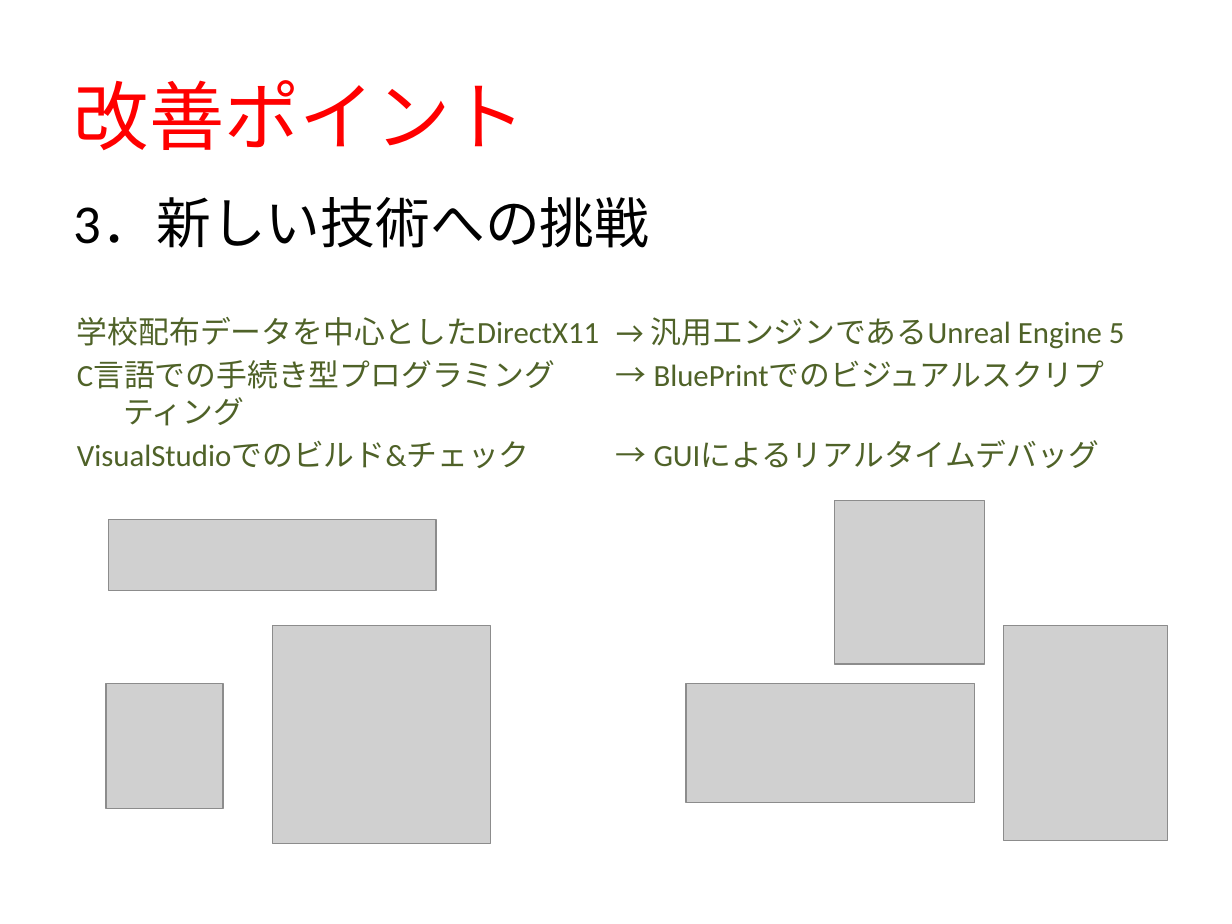
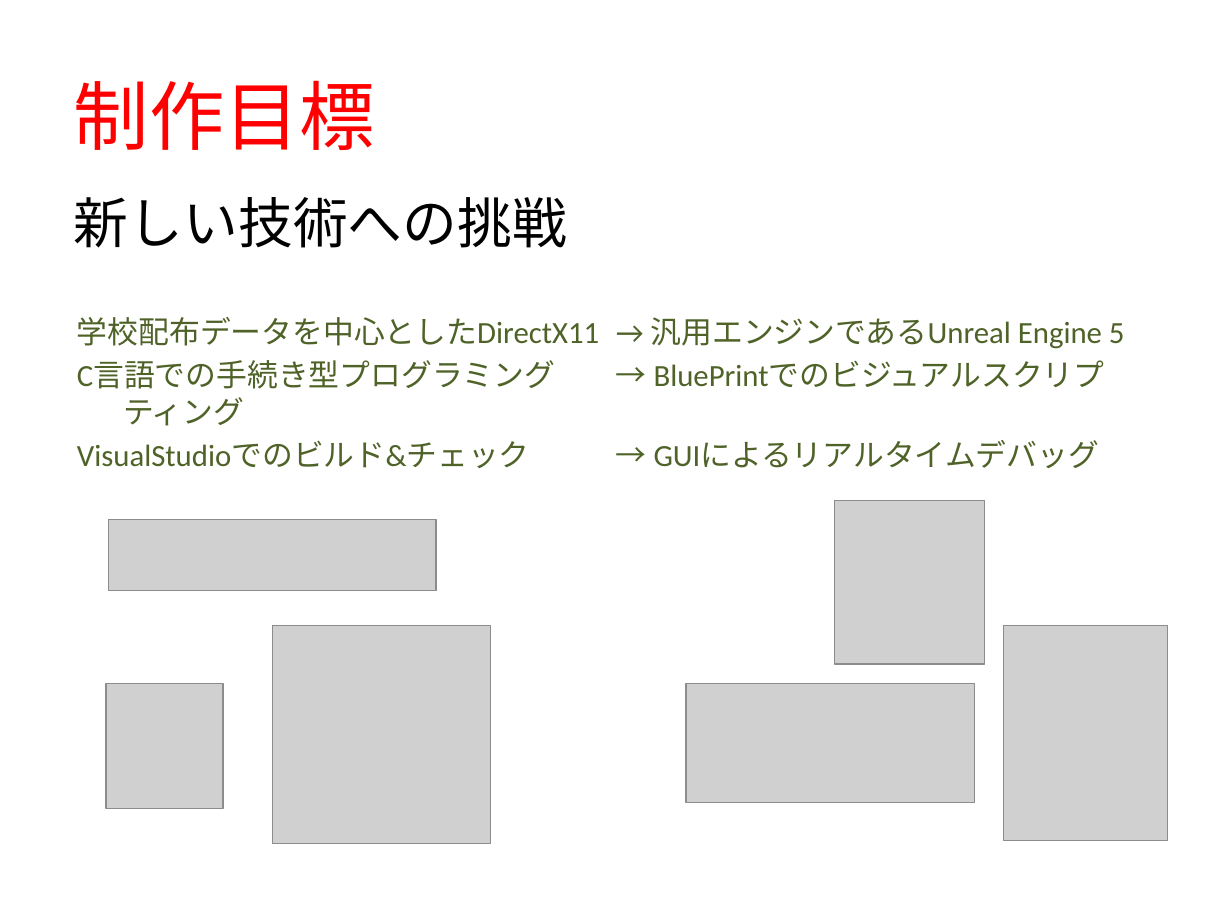
Before and after one commit to POCHOMKIN06/HF21, a slide deck: slide 2 of 企画書4.pptx (slide 6 before the commit). Drawn at 1232x924 pixels with LibreOffice and Linux fonts; fonts in the diff are those of the drawing; grey boxes stand for pictures. Boxes give left, top, right and bottom in pixels: in the first picture for what was removed or moved away, otherwise in the second. Text is boxed around its words. In the diff, an @@ line names an element or a change of style, - is before the commit and + after.

```diff
--- a/企画書4.pptx
+++ b/企画書4.pptx
@@ title at box(74, 80, 375, 150): text changed @@
-改善ポイント
+制作目標
@@ text at box(74, 197, 567, 248): text changed @@
-3．新しい技術への挑戦
+新しい技術への挑戦
```
Also in this commit, not shown: 4 other slides changed, 5 slides added, 2 slides removed, 42 other files.
